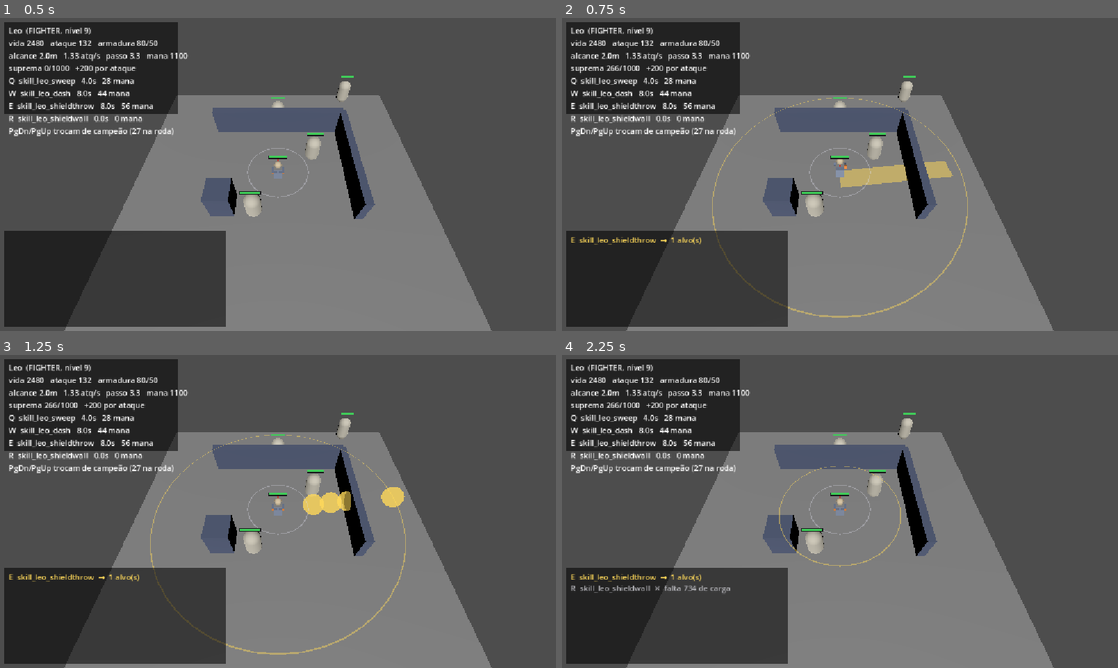
Above: before the commit, frames 1-4 (two rows, left to right).
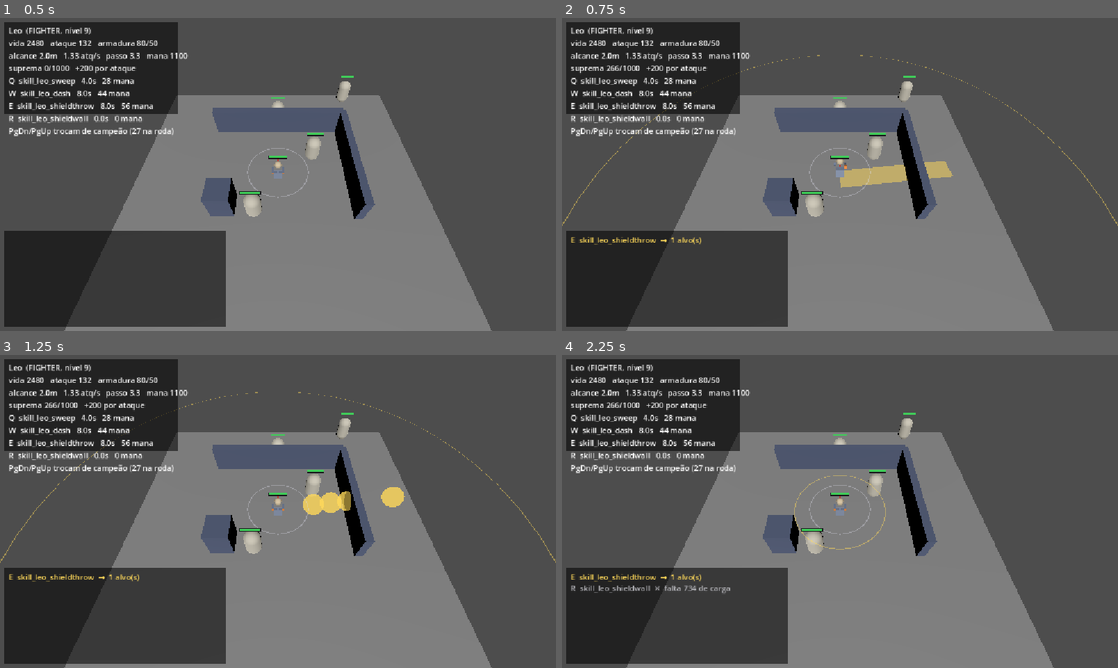
Above: after the commit, the same moments.

Repository: Tiago195/mbr
Game: Godot game, scene res://scenes/main.tscn
Two runs of this game, one before a commit and one after it. Both use one fixed random seed, a clock stepped at 60 frames per second and the inputs below.
Inputs (mouse positions are in pixels of both pictures, inside the frame that each line leads up to):
- Up to frame 1 (0.5 s): no input
- Up to frame 2 (0.75 s): tap Enter at 0.5 s; move the mouse to (962, 158) at 0.52 s; hold E (ability_e) from 0.53 s (still down); click (962, 158) at 0.67 s
- Up to frame 3 (1.25 s): keep holding E (ability_e)
- Up to frame 4 (2.25 s): release E (ability_e) at 1.25 s; drag from (728, 527) to (812, 574) at 1.27 s; move the mouse to (895, 442) at 2.02 s; hold R (ability_r) from 2.03 s (still down); click (895, 442) at 2.17 s

Frame 1 is identical in both runs. In frame 2, 0.6% of the frame differs, in the area x 0-100%, y 11-96%; in frame 3, 0.6%; in frame 4, 0.3%.

Commit message:
O anel de alcance mentia, e era ele o "bug do R do Leo"
Três coisas que o usuário apontou ao ver o personagem em jogo.

**1. O R do Leo "impossível de acertar".** Investigado por simulação: ele
acerta de 0 a 3 m e erra a partir de 4. O anel de alcance que eu tinha acabado
de acrescentar dizia 4 m — e mirando fora do alcance real, nada acontece.

A causa é minha, não da tradução. O anel mostrava `cast_range`, que vem de
`AI_SkillRange` do original: a distância em que a IA DECIDE USAR a habilidade,
não até onde ela pega. Medido, em 43 dos 119 espaços de campeão com alcance
declarado os dois divergem, às vezes por 7 metros.

Não é bug de tradução, e o dado é explícito: o sinal do deslocamento está certo
(269 dos 293 `StartPositionZ` são positivos), e as duas leituras possíveis de
"onde o projétil termina" empatam em 85 contra 86 — trocar a regra consertaria
o Leo e quebraria o Bastine, cujo alcance real bate com o declarado.

`Ability.effective_range()` calcula da geometria dos pulsos: de onde a forma se
planta até onde ela vai, contando que área nascida no ponto mirado já embute o
alcance de mira. É ele que o anel desenha agora. Cinco testes novos.

**2. Andando de costas.** As malhas do original são Z-up e olham para +Z; a
Godot é Y-up e olha para -Z. Faltava o giro de 180° em Y.

**3. Sem animação ao andar.** `gesto_de_caminhada.gd`: com membros, pernas e
braços alternando em contrafase; sem membros (malha externa, sem esqueleto),
quique e inclinação — não é passada, mas o olho para de ver deslizamento. A
passada acompanha a velocidade, então lentidão de efeito dá passo lento. O
gesto de conjuração tem prioridade: quem golpeia não está andando.

E fica registrado: só a Violet existe no disco. Varri todos os bundles — as
únicas malhas de personagem são dela. Leo, Morgan e Selkie têm o
`SkinnedMeshRenderer` mas a malha referenciada não está em lugar nenhum; eram
Addressables baixados do servidor, que fechou em 2022. Por isso todos os
campeões aparecem com o mesmo corpo.

478 testes, 1304 asserções, stderr limpo. 201 afirmações numéricas.

Co-Authored-By: Claude Opus 5 (1M context) <noreply@anthropic.com>
Claude-Session: https://claude.ai/code/session_01FWPRKBHoj9EjeFedttxqxb

Diff:
--- a/scenes/main.tscn
+++ b/scenes/main.tscn
@@ -14,6 +14,7 @@
 [ext_resource type="Script" path="res://scripts/gameplay/marcador_de_alcance.gd" id="12_alcance"]
 [ext_resource type="Script" path="res://scripts/gameplay/gesto_de_conjuracao.gd" id="13_gesto"]
 [ext_resource type="Script" path="res://scripts/gameplay/boneco.gd" id="14_boneco"]
+[ext_resource type="Script" path="res://scripts/gameplay/gesto_de_caminhada.gd" id="15_andar"]
 
 [sub_resource type="PlaneMesh" id="PlaneMesh_ground"]
 size = Vector2(20, 20)
@@ -145,6 +146,9 @@
 [node name="GestoDeConjuracao" type="Node" parent="Player"]
 script = ExtResource("13_gesto")
 
+[node name="GestoDeCaminhada" type="Node" parent="Player"]
+script = ExtResource("15_andar")
+
 [node name="DummyNear" parent="." instance=ExtResource("4_dummy")]
 transform = Transform3D(1, 0, 0, 0, 1, 0, 0, 0, 1, 2.5, 1, -2)
 
--- a/scripts/core/abilities/ability.gd
+++ b/scripts/core/abilities/ability.gd
@@ -147,6 +147,37 @@
 @export var group_id: StringName = &""
 ## Nível de personagem exigido para subir a este ranque.
 @export var level_requirement: int = 0
+
+## Até onde esta habilidade REALMENTE pega, em metros.
+##
+## **Não é `cast_range`.** Aquele vem de `AI_SkillRange` do original, que é a
+## distância em que a IA decide usar a habilidade — e usá-lo como alcance
+## engana: medido, em **43 dos 119 espaços** de campeão com alcance declarado o
+## efeito não chega ao número, às vezes por 7 metros. O R do Leo anuncia 4 m e
+## pega até 3, e foi assim que ele virou "impossível de acertar" em jogo.
+##
+## Aqui o alcance sai da geometria dos pulsos: de onde a forma se planta mais
+## até onde ela vai. Uma área que nasce no ponto mirado já conta o alcance de
+## mira; uma que nasce no conjurador, não.
+func effective_range() -> float:
+	var maior: float = 0.0
+	for pulse: AbilityPulse in pulses:
+		if pulse == null or pulse.effects.is_empty():
+			continue
+		var base: float = (
+			0.0 if pulse.origin == AbilityPulse.Origin.CASTER else cast_range
+		)
+		var alcance: float = base + pulse.forward_offset
+		match pulse.form:
+			AbilityPulse.Form.PROJECTILE, AbilityPulse.Form.LINE, 			AbilityPulse.Form.CONE, AbilityPulse.Form.TRAPEZOID:
+				alcance += pulse.length
+			AbilityPulse.Form.SINGLE:
+				# Alvo escolhido a dedo: o alcance é o da mira, e ponto.
+				alcance = cast_range
+			_:
+				alcance += pulse.radius
+		maior = maxf(maior, alcance)
+	return maior if maior > 0.0 else cast_range
 
 ## Recarga já com a redução do conjurador aplicada.
 func cooldown_for(caster: Unit) -> float:
--- a/scripts/gameplay/boneco.gd
+++ b/scripts/gameplay/boneco.gd
@@ -45,8 +45,10 @@
 	"res://import_local/Violet_Body.obj",
 	"res://import_local/Violet_Head.obj",
 ])
-## Correção de eixo: as malhas do original são Z-up, a Godot é Y-up.
-@export var giro_externo_graus: Vector3 = Vector3(-90.0, 0.0, 0.0)
+## Correção de eixo: as malhas do original são Z-up e olham para +Z; a Godot é
+## Y-up e olha para -Z. Sem o giro em Y o personagem anda de costas — foi o que
+## aconteceu na primeira versão.
+@export var giro_externo_graus: Vector3 = Vector3(-90.0, 180.0, 0.0)
 ## Quanto multiplicar a malha externa para ela ficar na altura declarada.
 @export var escala_externa: float = 1.25
 
--- /dev/null
+++ b/scripts/gameplay/gesto_de_caminhada.gd
@@ -0,0 +1,108 @@
+class_name GestoDeCaminhada
+extends Node
+
+## O corpo se mexe enquanto anda, em vez de deslizar.
+##
+## Terceira coisa que o usuário apontou ao ver o personagem na tela, em
+## 23/08/2026: *"está andando de costas e sem animação ao andar"*. A primeira
+## era orientação; esta é que o corpo ficava perfeitamente parado enquanto se
+## deslocava, o que lê como o cenário se movendo por baixo dele.
+##
+## Duas formas, escolhidas pelo corpo que existir:
+##
+## - **Com membros** (o boneco de caixas): pernas e braços alternando, que é
+##   passada de verdade
+## - **Sem membros** (malha externa sem esqueleto): sobe e desce com uma leve
+##   inclinação para a frente. Não é passada, mas é o bastante para o olho
+##   parar de ver deslizamento — e é o que dá para fazer sem osso
+##
+## O gesto de conjuração TEM PRIORIDADE: quem está golpeando não está andando,
+## e sobrepor os dois faria o braço tremer no meio do golpe.
+##
+## Camada visual pura: lê a velocidade do corpo e desenha.
+
+## Passadas por segundo a 3,3 m/s, que é o passo típico de um campeão.
+@export var cadencia: float = 1.7
+
+## Quanto a perna abre, em graus.
+@export var abertura_da_perna: float = 32.0
+## Quanto o braço acompanha, em graus. Menos que a perna, e em contrafase.
+@export var balanco_do_braco: float = 22.0
+## Quanto o corpo sobe e desce a cada passada, em metros.
+@export var sobe_e_desce: float = 0.045
+## Quanto o corpo se inclina para a frente ao andar, em graus.
+@export var inclinacao: float = 6.0
+
+## Abaixo desta velocidade o personagem é considerado parado.
+@export var velocidade_minima: float = 0.15
+
+var _corpo: CharacterBody3D
+var _boneco: Boneco
+var _gesto: GestoDeConjuracao
+var _fase: float = 0.0
+var _base_y: float = 0.0
+
+func _ready() -> void:
+	_corpo = get_parent() as CharacterBody3D
+	_boneco = _achar(Boneco) as Boneco
+	_gesto = _achar(GestoDeConjuracao) as GestoDeConjuracao
+	if _corpo == null or _boneco == null:
+		push_warning("GestoDeCaminhada sem corpo em '%s'." % get_parent().name)
+	else:
+		_base_y = _boneco.position.y
+
+func _process(delta: float) -> void:
+	if _corpo == null or _boneco == null:
+		return
+	# **Conjurar tem prioridade.** Sobrepor caminhada e golpe faz o braço
+	# tremer no meio do gesto, e o golpe é a informação mais importante das
+	# duas — é ele que o jogador está tentando ler.
+	if _gesto != null and _gesto.esta_gesticulando():
+		_fase = 0.0
+		return
+
+	var plana := Vector3(_corpo.velocity.x, 0.0, _corpo.velocity.z)
+	var rapidez: float = plana.length()
+	if rapidez < velocidade_minima:
+		if _fase != 0.0:
+			_fase = 0.0
+			_repousar()
+		return
+
+	# A passada acompanha a VELOCIDADE: andar devagar dá passo lento. Sem isto
+	# o personagem corre no lugar quando é retardado por um efeito.
+	_fase += delta * cadencia * TAU * (rapidez / 3.3)
+	var balanco: float = sin(_fase)
+
+	if _boneco.tem_membros():
+		_boneco.repousar()
+		_boneco.perna_direita.rotation_degrees.x = abertura_da_perna * balanco
+		_boneco.perna_esquerda.rotation_degrees.x = -abertura_da_perna * balanco
+		# Contrafase: braço direito com perna esquerda, como se anda.
+		_boneco.braco_direito.rotation_degrees.x = -balanco_do_braco * balanco
+		_boneco.braco_esquerdo.rotation_degrees.x = balanco_do_braco * balanco
+		_boneco.tronco.rotation_degrees.x = -inclinacao * 0.5
+		# Sobe e desce no DOBRO da frequência: o corpo sobe uma vez por passo,
+		# e são dois passos por ciclo de perna.
+		_boneco.quadril.position.y += absf(sin(_fase)) * sobe_e_desce
+	else:
+		# Sem esqueleto: o que dá é o quique e a inclinação. Feio, e ainda
+		# assim resolve o deslizamento.
+		_boneco.position.y = _base_y + absf(sin(_fase)) * sobe_e_desce
+		_boneco.rotation_degrees.x = -inclinacao
+
+func _repousar() -> void:
+	if _boneco.tem_membros():
+		_boneco.repousar()
+		return
+	_boneco.position.y = _base_y
+	_boneco.rotation_degrees.x = 0.0
+
+func _achar(tipo: Variant) -> Node:
+	var host: Node = get_parent()
+	if host == null:
+		return null
+	for child: Node in host.get_children():
+		if is_instance_of(child, tipo):
+			return child
+	return null
--- a/scripts/gameplay/gesto_de_conjuracao.gd
+++ b/scripts/gameplay/gesto_de_conjuracao.gd
@@ -78,6 +78,14 @@
 	_caster = _achar_caster()
 	if _caster != null:
 		_caster.cast_attempted.connect(_ao_conjurar)
+
+## Verdadeiro enquanto um gesto de conjuração está em curso.
+##
+## `GestoDeCaminhada` consulta isto para dar passagem: sobrepor as duas
+## animações faz o braço tremer no meio do golpe, e o golpe é a informação que
+## o jogador está tentando ler.
+func esta_gesticulando() -> bool:
+	return _restante > 0.0
 
 func _process(delta: float) -> void:
 	if _malha == null or _restante <= 0.0:
--- a/scripts/gameplay/marcador_de_alcance.gd
+++ b/scripts/gameplay/marcador_de_alcance.gd
@@ -82,12 +82,18 @@
 	# A habilidade que SAIU, quando a corrente de combo trocou: é o alcance
 	# dela que valeu.
 	var saiu: Ability = result.ability if result != null and result.ability != null else pedida
-	if saiu.cast_range <= 0.0:
+	# **O alcance EFETIVO, não o de mira.** `cast_range` vem de `AI_SkillRange`,
+	# que diz a que distância a IA usa a habilidade — não até onde ela pega. Em
+	# 43 dos 119 espaços os dois divergem, e o anel com o número errado foi o
+	# que fez o R do Leo parecer impossível de acertar: ele anuncia 4 m e pega
+	# até 3.
+	var alcance: float = saiu.effective_range()
+	if alcance <= 0.0:
 		# Zero quer dizer "sem limite" — desenhar um anel gigante mentiria.
 		_anel_habilidade.visible = false
 		_restante = 0.0
 		return
-	_desenhar(_anel_habilidade, saiu.cast_range)
+	_desenhar(_anel_habilidade, alcance)
 	_anel_habilidade.visible = true
 	_restante = vida_do_anel
 
--- a/tests/test_abilities.gd
+++ b/tests/test_abilities.gd
@@ -669,3 +669,63 @@
 	# o vocabulário não expressava antes de `recipient` existir.
 	assert_almost_eq(caster.health.shield, 120.0, "80 + 100*0.4, no conjurador")
 	assert_almost_eq(alvo.health.shield, 0.0, "o inimigo não ganhou escudo")
+
+# ------------------------------------------------- alcance efetivo
+
+func test_alcance_efetivo_de_projetil_conta_o_deslocamento() -> void:
+	# O R do Leo: nasce 2 m ATRÁS e voa 5 — pega até 3, e não até os 4 que o
+	# `cast_range` anuncia. Foi essa diferença que o fez parecer "impossível
+	# de acertar" em jogo.
+	var ability := Ability.new()
+	ability.cast_range = 4.0
+	var pulse: AbilityPulse = ability.single_pulse()
+	pulse.form = AbilityPulse.Form.PROJECTILE
+	pulse.origin = AbilityPulse.Origin.CASTER
+	pulse.forward_offset = -2.0
+	pulse.length = 5.0
+	pulse.effects = [DamageEffect.new()]
+	assert_almost_eq(ability.effective_range(), 3.0)
+
+func test_area_no_ponto_mirado_soma_o_alcance_de_mira() -> void:
+	# Uma explosão que nasce onde se clicou pega até `alcance + raio`, e não
+	# até o raio: medir do conjurador daria 1,8 m numa habilidade de 8 m.
+	var ability := Ability.new()
+	ability.cast_range = 8.0
+	var pulse: AbilityPulse = ability.single_pulse()
+	pulse.form = AbilityPulse.Form.CIRCLE
+	pulse.origin = AbilityPulse.Origin.AIM_POINT
+	pulse.radius = 1.8
+	pulse.effects = [DamageEffect.new()]
+	assert_almost_eq(ability.effective_range(), 9.8)
+
+func test_alcance_efetivo_ignora_pulso_sem_efeito() -> void:
+	# Pulso sem efeito não pega ninguém; contá-lo inflaria o anel.
+	var ability := Ability.new()
+	ability.cast_range = 3.0
+	var util := AbilityPulse.new()
+	util.form = AbilityPulse.Form.CIRCLE
+	util.origin = AbilityPulse.Origin.CASTER
+	util.radius = 2.0
+	util.effects = [DamageEffect.new()]
+	var vazio := AbilityPulse.new()
+	vazio.form = AbilityPulse.Form.CIRCLE
+	vazio.origin = AbilityPulse.Origin.CASTER
+	vazio.radius = 40.0
+	ability.pulses = [util, vazio]
+	assert_almost_eq(ability.effective_range(), 2.0)
+
+func test_sem_pulso_util_o_alcance_efetivo_cai_no_de_mira() -> void:
+	var ability := Ability.new()
+	ability.cast_range = 5.0
+	ability.pulses = []
+	assert_almost_eq(ability.effective_range(), 5.0)
+
+func test_alvo_a_dedo_usa_o_alcance_de_mira() -> void:
+	# `SINGLE` não tem área: quem foi escolhido a dedo está dentro do alcance
+	# por definição.
+	var ability := Ability.new()
+	ability.cast_range = 6.0
+	var pulse: AbilityPulse = ability.single_pulse()
+	pulse.form = AbilityPulse.Form.SINGLE
+	pulse.effects = [DamageEffect.new()]
+	assert_almost_eq(ability.effective_range(), 6.0)
Not shown: 1 places in scenes/main.tscn that only renumber resources
Not shown, added: scripts/gameplay/gesto_de_caminhada.gd.uid
Not shown, changed: CLAUDE.md
Not shown, changed: tools/conferir_numeros.py
